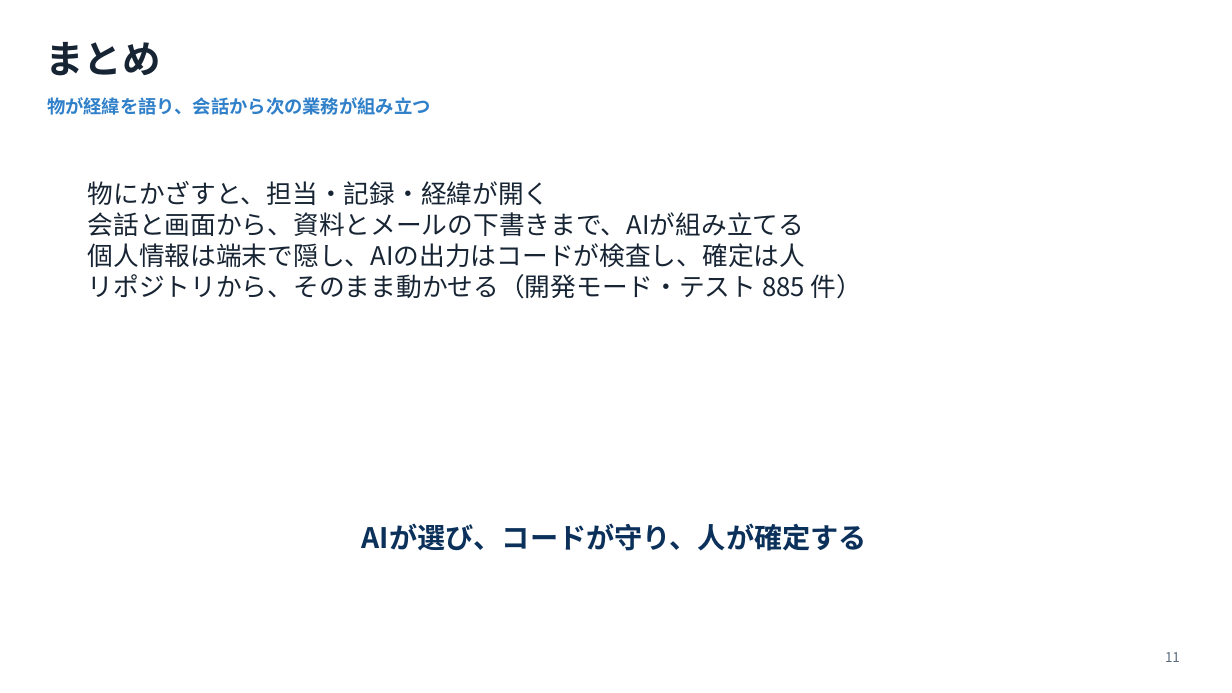
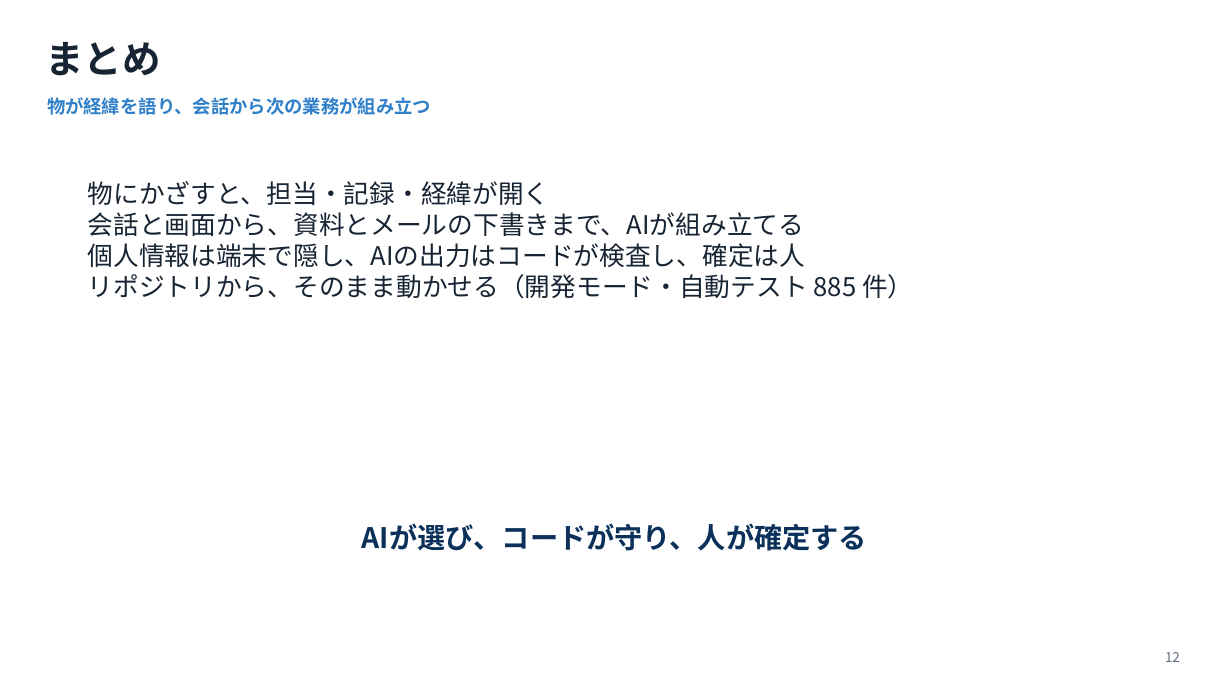
Before and after one commit to 009-next/Connect-Force, a slide deck: slide 12 of hackathon_materials/slides/Connect-Force_submission.pptx (slide 11 before the commit). Drawn at 1232x693 pixels with LibreOffice and Linux fonts; fonts in the diff are those of the drawing. Boxes give left, top, right and bottom in pixels: in the first picture for what was removed or moved away, otherwise in the second. Text is boxed around its words. In the diff, an @@ line names an element or a change of style, - is before the commit and + after.

```diff
--- a/hackathon_materials/slides/Connect-Force_submission.pptx
+++ b/hackathon_materials/slides/Connect-Force_submission.pptx
@@ text at [88, 274, 913, 299]: text changed @@
-リポジトリから、そのまま動かせる（開発モード・テスト 885 件）
+リポジトリから、そのまま動かせる（開発モード・自動テスト 885 件）
@@ text at [1165, 652, 1180, 662]: text changed @@
-11
+12
```
Also in this commit, not shown: 9 other slides changed, 1 slide added, 9 other files.
